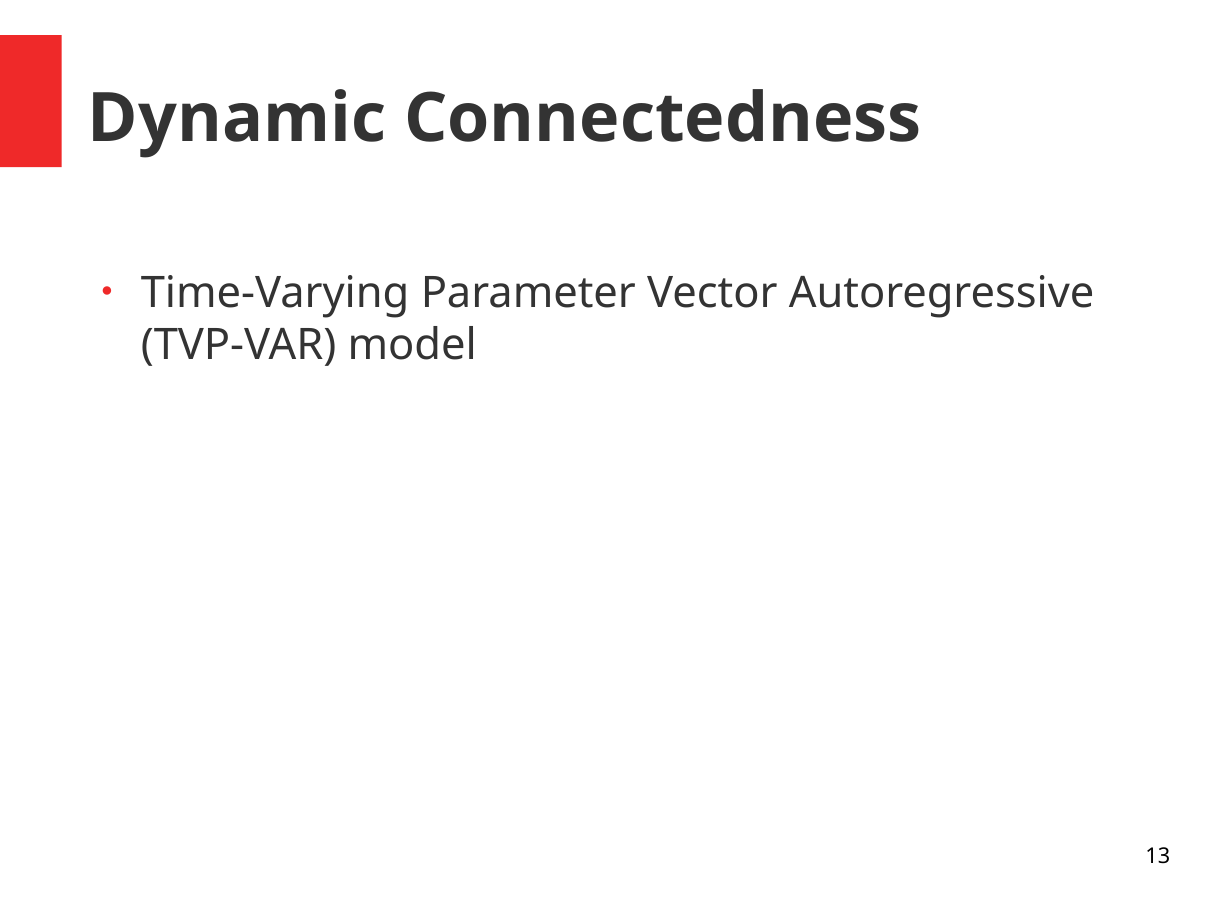
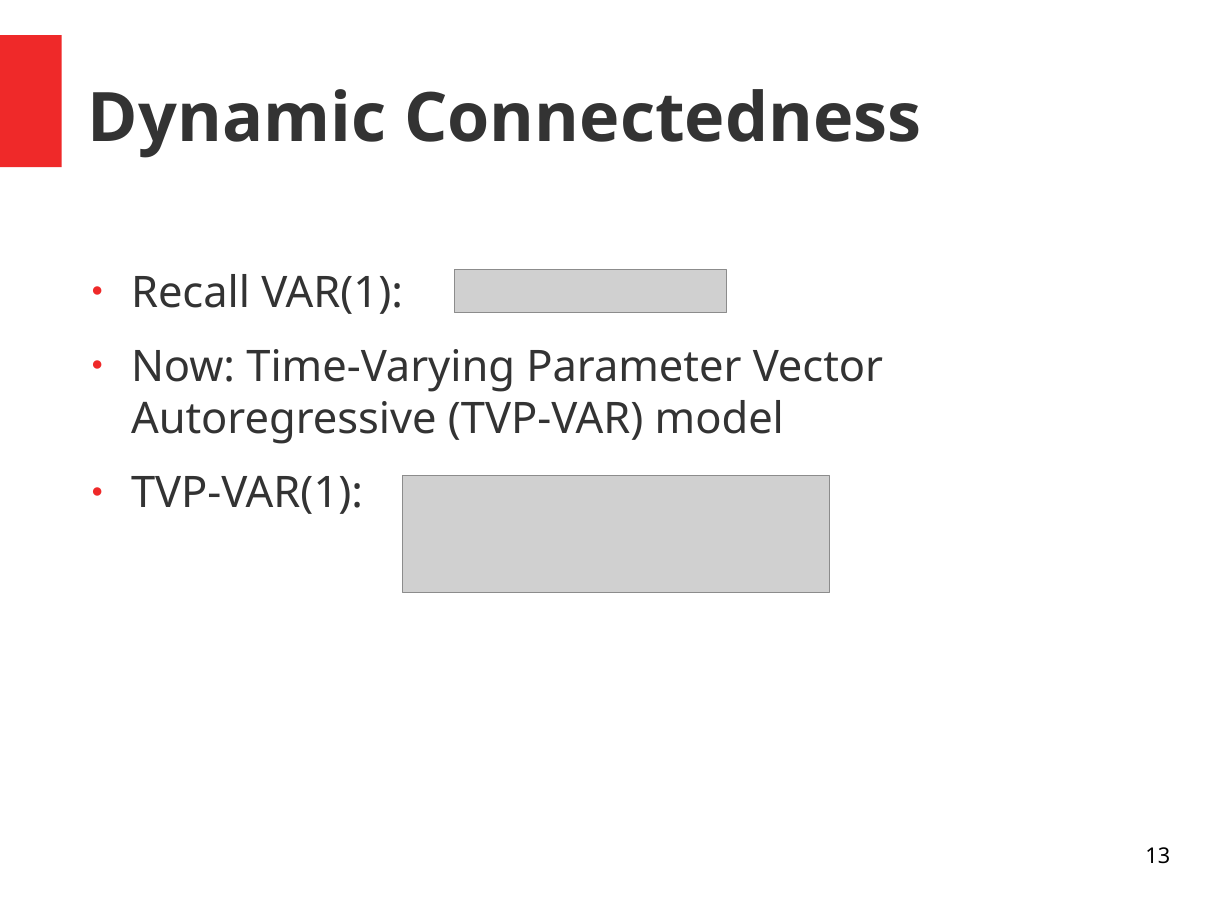
Before and after one commit to alexaoh/finance, a slide deck: slide 13 of NotesFromArticle.odp. Drawn at 1232x924 pixels with LibreOffice and Linux fonts; fonts in the diff are those of the drawing; grey boxes stand for pictures. Boxes give left, top, right and bottom in pixels: in the first picture for what was removed or moved away, otherwise in the second. Text is boxed around its words. In the diff, an @@ line names an element or a change of style, - is before the commit and + after.

```diff
--- a/NotesFromArticle.odp
+++ b/NotesFromArticle.odp
@@ picture added at (x1=455, y1=269, x2=727, y2=313) @@
@@ text at (x1=131, y1=274, x2=883, y2=514): text changed @@
-● Time-Varying Parameter Vector Autoregressive (TVP-VAR) model
+● Recall VAR(1):
+● Now: Time-Varying Parameter Vector Autoregressive (TVP-VAR) model
+● TVP-VAR(1):
@@ picture added at (x1=402, y1=476, x2=830, y2=593) @@
```
Also in this commit, not shown: 4 other slides changed, 1 slide added, 7 slides removed, 1 other file.
